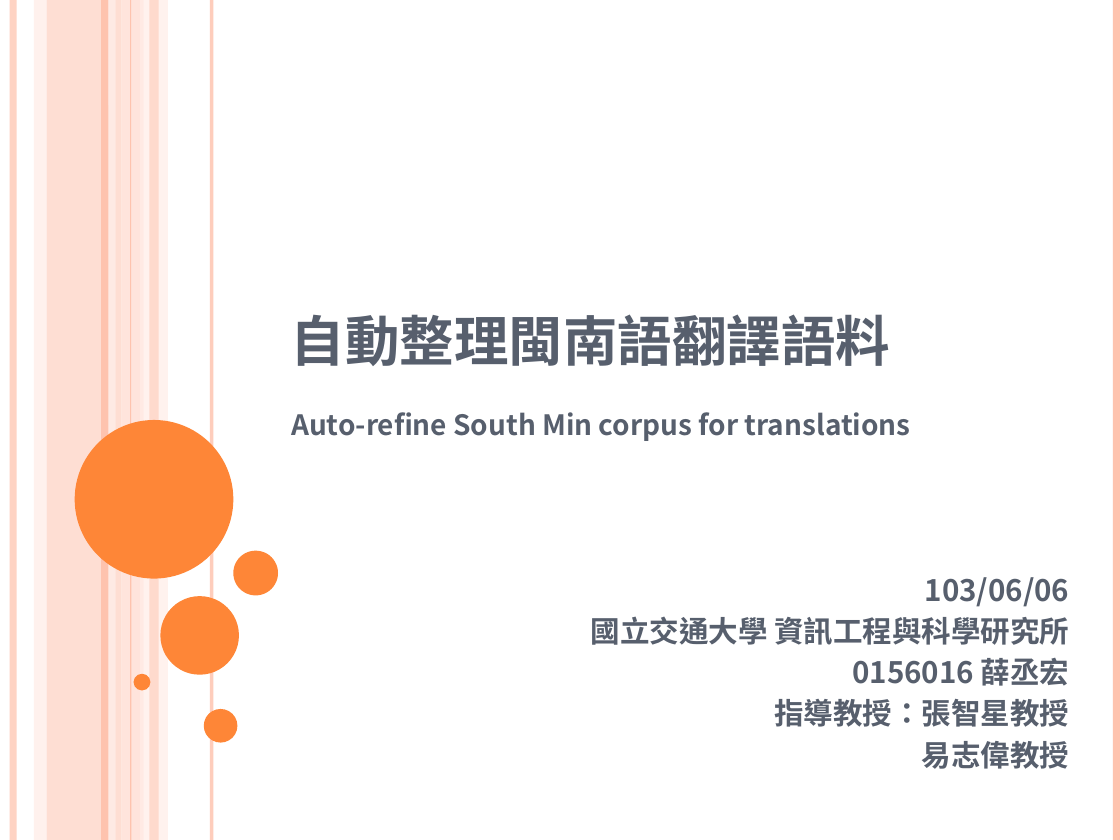
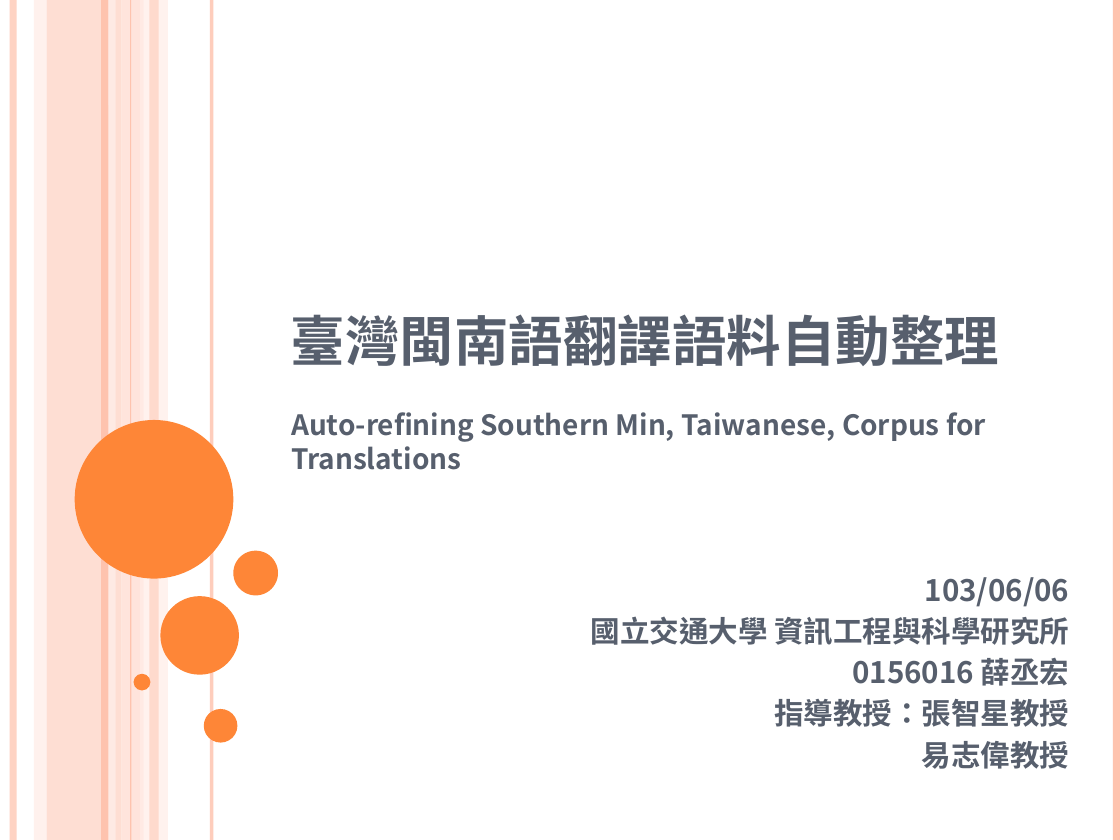
Before and after one commit to sih4sing5hong5/po3-ko3_tau5-iann2-phinn3, a slide deck: slide 1 of 翻譯報告.ppt. Drawn at 1120x840 pixels with LibreOffice and Linux fonts; fonts in the diff are those of the drawing; background and template pictures are left out. Boxes give left, top, right and bottom in pixels: in the first picture for what was removed or moved away, otherwise in the second. Text is boxed around its words. In the diff, an @@ line names an element or a change of style, - is before the commit and + after.

```diff
--- a/翻譯報告.ppt
+++ b/翻譯報告.ppt
@@ title at box(291, 314, 999, 366): text changed @@
-自動整理閩南語翻譯語料
+臺灣閩南語翻譯語料自動整理
@@ subtitle at box(291, 412, 986, 470): text changed @@
-Auto-refine South Min corpus for translations
+Auto-refining Southern Min, Taiwanese, Corpus for Translations
```
Also in this commit, not shown: 15 other slides changed.
